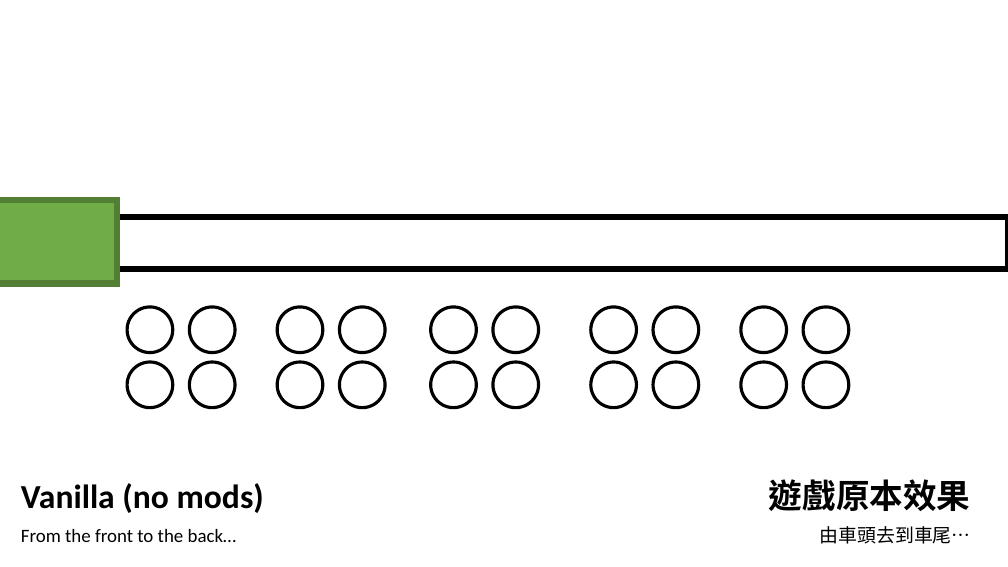
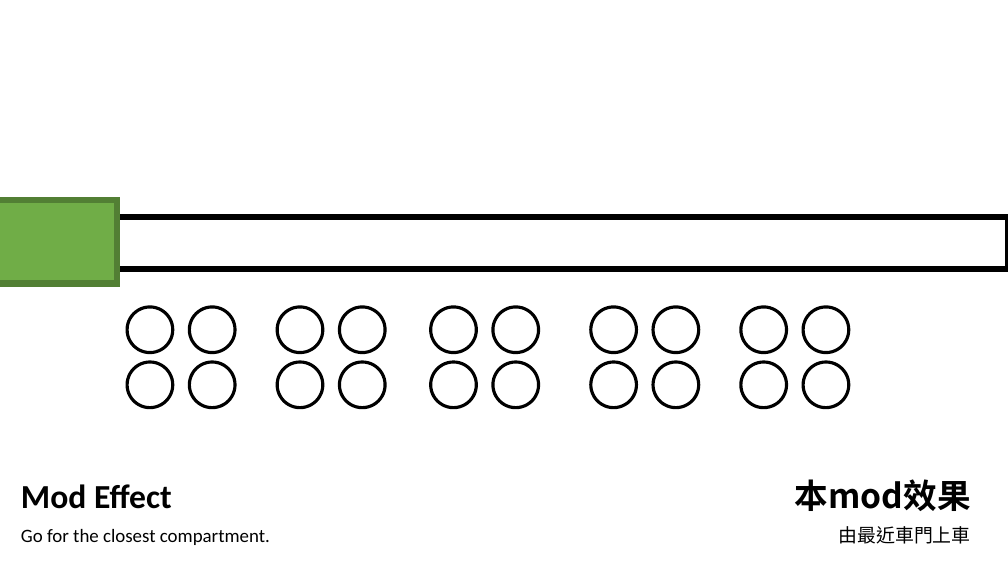
Before and after one commit to Vectorial1024/BetterTrainBoarding, a slide deck: slide 2 of Media/Demo_Mod.pptx. Drawn at 1008x567 pixels with LibreOffice and Linux fonts; fonts in the diff are those of the drawing. Boxes give left, top, right and bottom in pixels: in the first picture for what was removed or moved away, otherwise in the second. Text is boxed around its words. In the diff, an @@ line names an element or a change of style, - is before the commit and + after.

```diff
--- a/Media/Demo_Mod.pptx
+++ b/Media/Demo_Mod.pptx
@@ text at (795,479,971,511): text changed @@
-遊戲原本效果
+本mod效果
@@ text at (21,484,172,509): text changed @@
-Vanilla (no mods)
+Mod Effect
@@ text removed at (21,529,237,542) @@
-From the front to the back…
@@ text added at (21,529,270,545), 18 pt, text #000000 @@
+Go for the closest compartment.
@@ text at (838,526,970,544): text changed @@
-由車頭去到車尾…
+由最近車門上車
```
Also in this commit, not shown: 4 other slides changed, 4 slides added, 8 slides removed.
